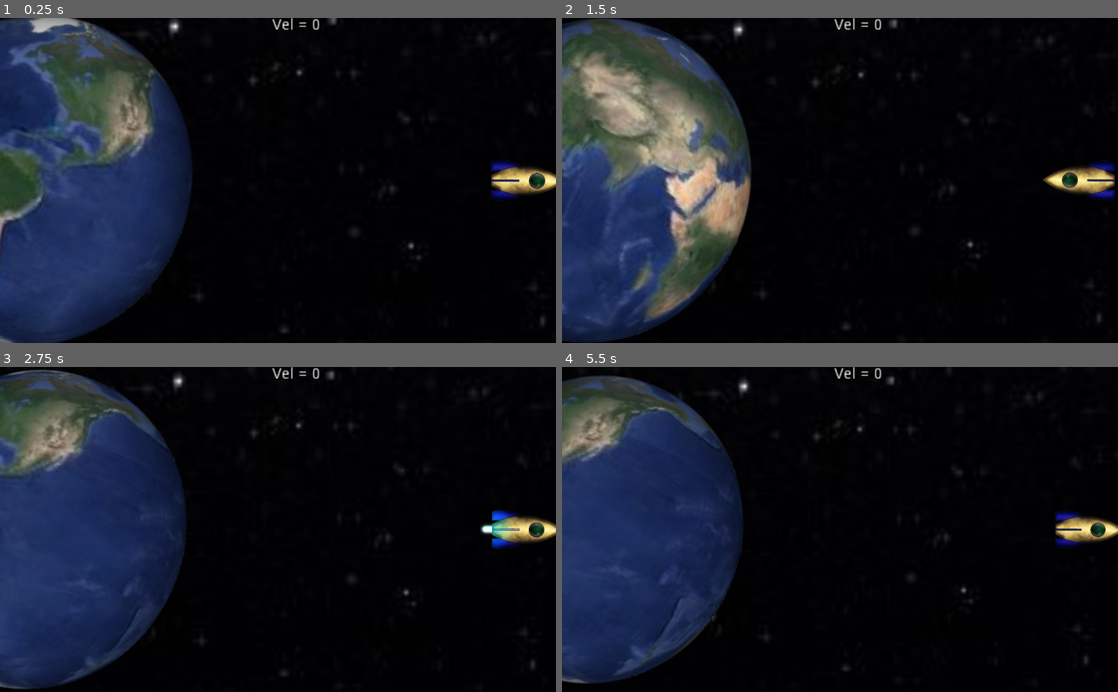
Above: before the commit, frames 1-4 (two rows, left to right).
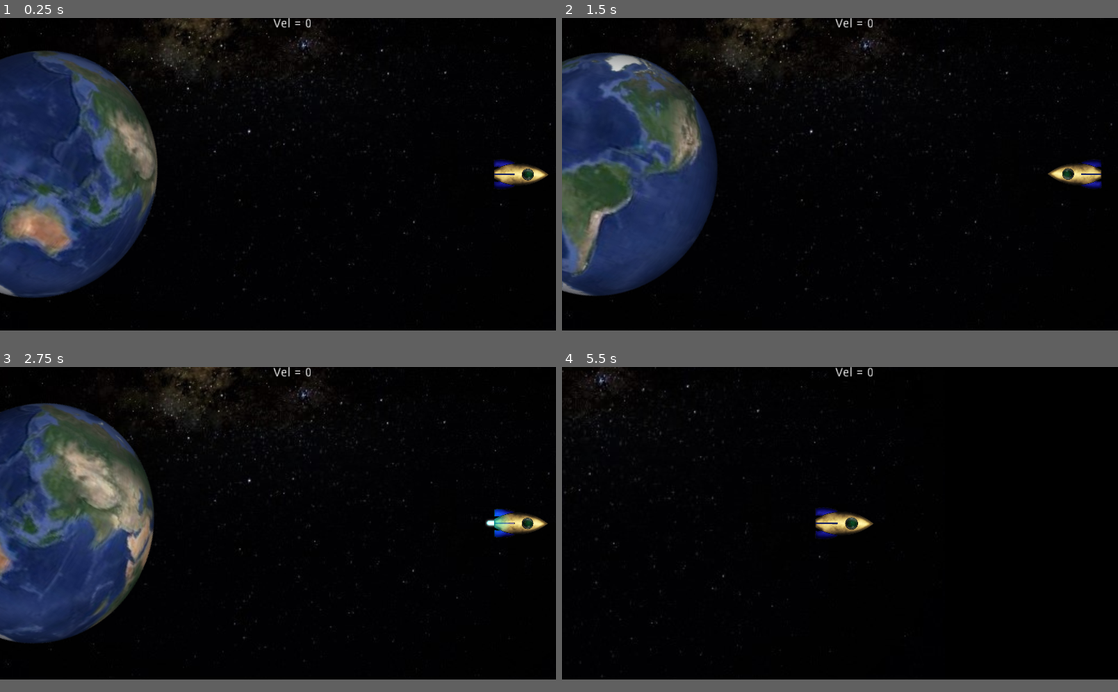
Above: after the commit, the same moments.

Repository: codificarciencias/viagem
Game: Godot game, scene res://viajando.tscn
Same seed, same stepped clock (60 frames per second), same inputs: the game is played once before the commit and once after it.
Inputs:
- Up to frame 1 (0.25 s): no input
- Up to frame 2 (1.5 s): hold Right (ui_right) 0.53-1.28 s; hold Down (ui_down) from 1.28 s (still down)
- Up to frame 3 (2.75 s): release Down (ui_down) at 2.03 s; hold Right (ui_right) from 2.03 s (still down)
- Up to frame 4 (5.5 s): release Right (ui_right) at 2.78 s; hold Up (ui_up) 2.78-3.53 s; hold Left (ui_left) 3.53-5.03 s; hold Down (ui_down) from 5.03 s (still down)
In our replay, the window is 800x468 before the commit and 800x450 after it. These sizes can differ from the game's own. Grey fills any space a smaller window leaves; there, only what the larger window draws over its background counts as a difference.

The runs differ from the first frame. In frame 1, 25% of the frame differs, in the area x 0-100%, y 0-100%; in frame 2, 27%; in frame 3, 23%; in frame 4, 27%, in the area x 0-100%, y 0-98%.

Commit message:
Cameras
configuração de zoom e foco multi-câmera.

Diff:
--- a/project.godot
+++ b/project.godot
@@ -20,6 +20,13 @@
 boot_splash/bg_color=Color( 0.0117647, 0.0117647, 0.0117647, 1 )
 config/icon="res://icon.png"
 
+[display]
+
+window/size/width=1280
+window/size/height=720
+window/stretch/mode="2d"
+window/stretch/aspect="keep"
+
 [importer_defaults]
 
 texture_array={
@@ -33,9 +40,19 @@
 "slices/vertical": 8
 }
 
+[locale]
+
+fallback="pt_BR"
+
+[physics]
+
+2d/default_gravity=0
+
 [rendering]
 
 quality/driver/driver_name="GLES2"
+quality/intended_usage/framebuffer_allocation=1
+quality/intended_usage/framebuffer_allocation.mobile=1
 vram_compression/import_etc=true
 vram_compression/import_etc2=false
 environment/default_clear_color=Color( 0, 0, 0, 1 )
--- a/viajando.gd
+++ b/viajando.gd
@@ -4,18 +4,27 @@
 
 # Called when the node enters the scene tree for the first time.
 func _ready():
+	$Refer/GlobCam.make_current()
 	pass
 
 func _process(delta):
+	# mostra velocidade da nave
+	if $Nave.velocidade <= 0:
+		$Controle/LbNaveVel.text = 'Vel = ' + str(int($Nave.velocidade*-1))
+	else:
+		$Controle/LbNaveVel.text = 'Vel = ' + str(int($Nave.velocidade))
 
-	if $Nave.velocidade <= 0:
-		$Canvlayer/LbNaveVel.text = 'Vel = ' + str(int($Nave.velocidade*-1))
-	else:
-		$Canvlayer/LbNaveVel.text = 'Vel = ' + str(int($Nave.velocidade))
-
+	# Controle da camera global
 	$Refer.position.x = ($Nave.position.x - $Terra.position.x)/2+$Terra.position.x
 	if $Refer.position.x >= 400:
-		dist = ($Nave.position.x - $Terra.position.x)/900
-		$Refer/Camera2D.zoom.x = dist
-		$Refer/Camera2D.zoom.y = dist
-		$Refer.scale = Vector2(7-dist/8000, 7-dist/8000)
+		dist = ($Nave.position.x - $Terra.position.x)/1100
+		$Refer/GlobCam.zoom.x = dist
+		$Refer/GlobCam.zoom.y = dist
+		$Refer.scale = Vector2(0.5+dist*2, 0.5+dist*2)
+		print(dist)
+
+	if Input.is_action_just_pressed("ui_up"):
+		if $Refer/GlobCam.current:
+			$Nave/NavCam.make_current()
+		else:
+			$Refer/GlobCam.make_current()
--- a/viajando.tscn
+++ b/viajando.tscn
@@ -52,7 +52,7 @@
 script = ExtResource( 33 )
 
 [node name="Terra" type="RigidBody2D" parent="."]
-position = Vector2( 50.549, 300 )
+position = Vector2( 33.096, 360 )
 gravity_scale = 0.0
 __meta__ = {
 "_edit_group_": true
@@ -62,7 +62,7 @@
 rotation = 0.418879
 scale = Vector2( 2, 2 )
 frames = SubResource( 1 )
-frame = 26
+frame = 15
 playing = true
 flip_h = true
 
@@ -72,7 +72,7 @@
 disabled = true
 
 [node name="Nave" type="KinematicBody2D" parent="."]
-position = Vector2( 936.259, 300 )
+position = Vector2( 1195.45, 360 )
 script = ExtResource( 32 )
 
 [node name="SpNave" type="Sprite" parent="Nave"]
@@ -91,17 +91,20 @@
 "_edit_group_": true
 }
 
+[node name="NavCam" type="Camera2D" parent="Nave"]
+current = true
+
 [node name="Refer" type="Sprite" parent="."]
-position = Vector2( 512, 300 )
+position = Vector2( 639.902, 360 )
+scale = Vector2( 2.04392, 1.7258 )
 z_index = -5
 texture = ExtResource( 13 )
 
-[node name="Camera2D" type="Camera2D" parent="Refer"]
-current = true
+[node name="GlobCam" type="Camera2D" parent="Refer"]
 
-[node name="Canvlayer" type="CanvasLayer" parent="."]
+[node name="Controle" type="CanvasLayer" parent="."]
 
-[node name="LbNaveVel" type="Label" parent="Canvlayer"]
+[node name="LbNaveVel" type="Label" parent="Controle"]
 anchor_left = 0.5
 anchor_right = 0.5
 margin_left = -34.5
Not shown, added: export_presets.cfg
